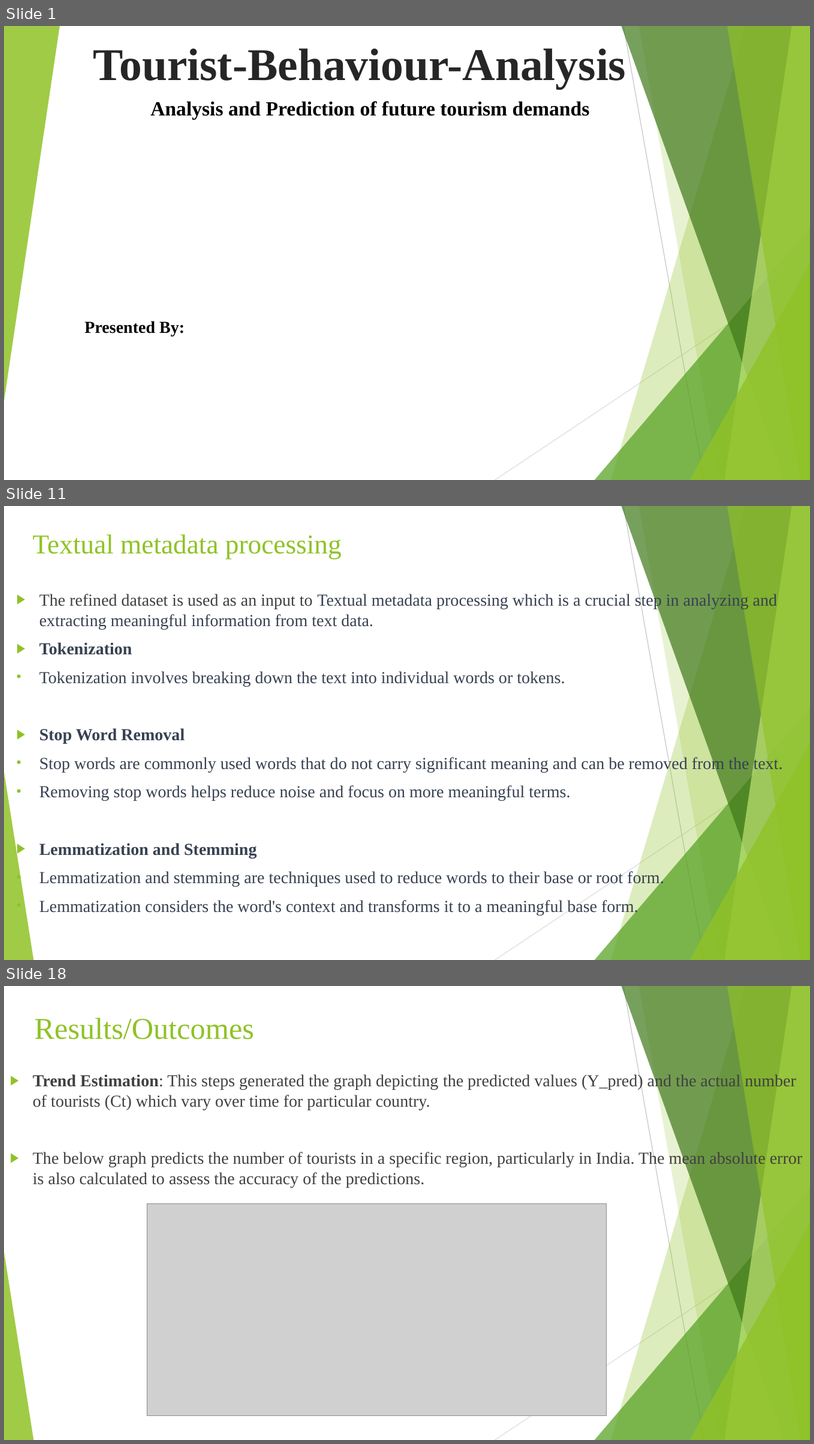
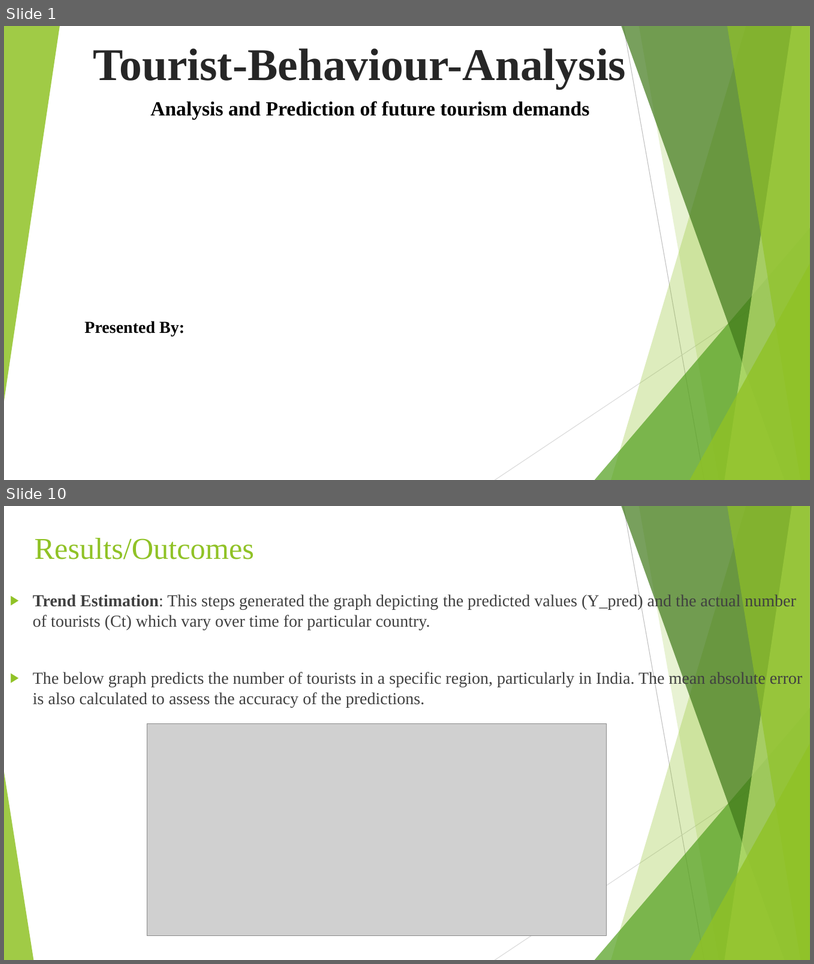
Before and after one commit to saisumanth1401/Tourist-Behaviour-Analysis, a slide deck: Documentation/Tourist-Behaviour-Analysis.pptx. Shown one above the other, each under a label of ours: slides 1, 11 and 18 before the commit, slides 1 and 10 after it; the slides between them are not shown. The pictures are 814x1444 and 814x964 pixels, drawn with LibreOffice and Linux fonts; fonts in the diff are those of the drawing; grey boxes stand for pictures. Boxes give left, top, right and bottom in pixels: in the first picture for what was removed or moved away, otherwise in the second. Text is boxed around its words. In the diff, an @@ line names an element or a change of style, - is before the commit and + after.

```diff
--- a/Documentation/Tourist-Behaviour-Analysis.pptx
+++ b/Documentation/Tourist-Behaviour-Analysis.pptx
@@ slide 11 removed at (4,506,810,960), background #FFFFFF; not listed: 10 template elements that a slide beside it also shows @@
@@ title removed at (33,534,342,559) @@
-Textual metadata processing
@@ text removed at (39,593,783,915) @@
-▶ The refined dataset is used as an input to Textual metadata processing which is a crucial step in analyzing and extracting meaningful information from text data.
-▶ Tokenization
-• Tokenization involves breaking down the text into individual words or tokens.
-▶ Stop Word Removal
-• Stop words are commonly used words that do not carry significant meaning and can be removed from the text.
-• Removing stop words helps reduce noise and focus on more meaningful terms.
-▶ Lemmatization and Stemming
-• Lemmatization and stemming are techniques used to reduce words to their base or root form.
-• Lemmatization considers the word's context and transforms it to a meaningful base form.
@@ what was slide 18 is now slide 10 @@
```
Also in this commit, not shown: 10 slides changed, 2 slides added, 8 other slides removed.
